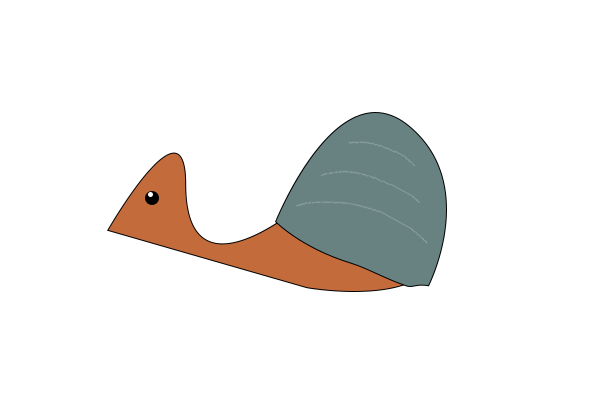
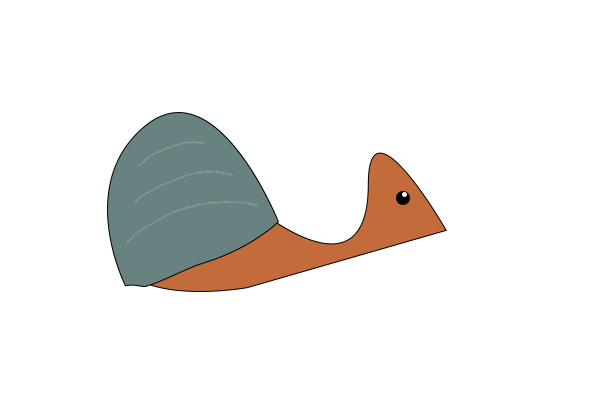
Revision of a layered (600, 400) image; what changed, layer by layer:
painted on "Layer 2" over [126, 141, 428, 244]
painted on "Shape 2" over [107, 112, 447, 287]
painted on "Ellipse 2" over [148, 192, 407, 197]
painted on "Ellipse 1" over [145, 191, 410, 205]
painted on "Shape 1" over [107, 130, 447, 292]
